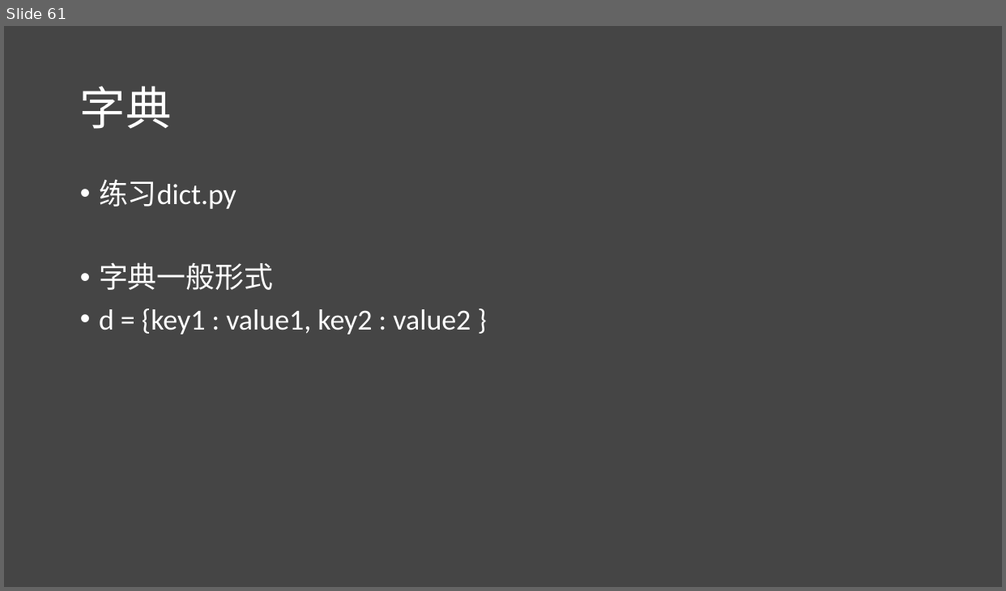
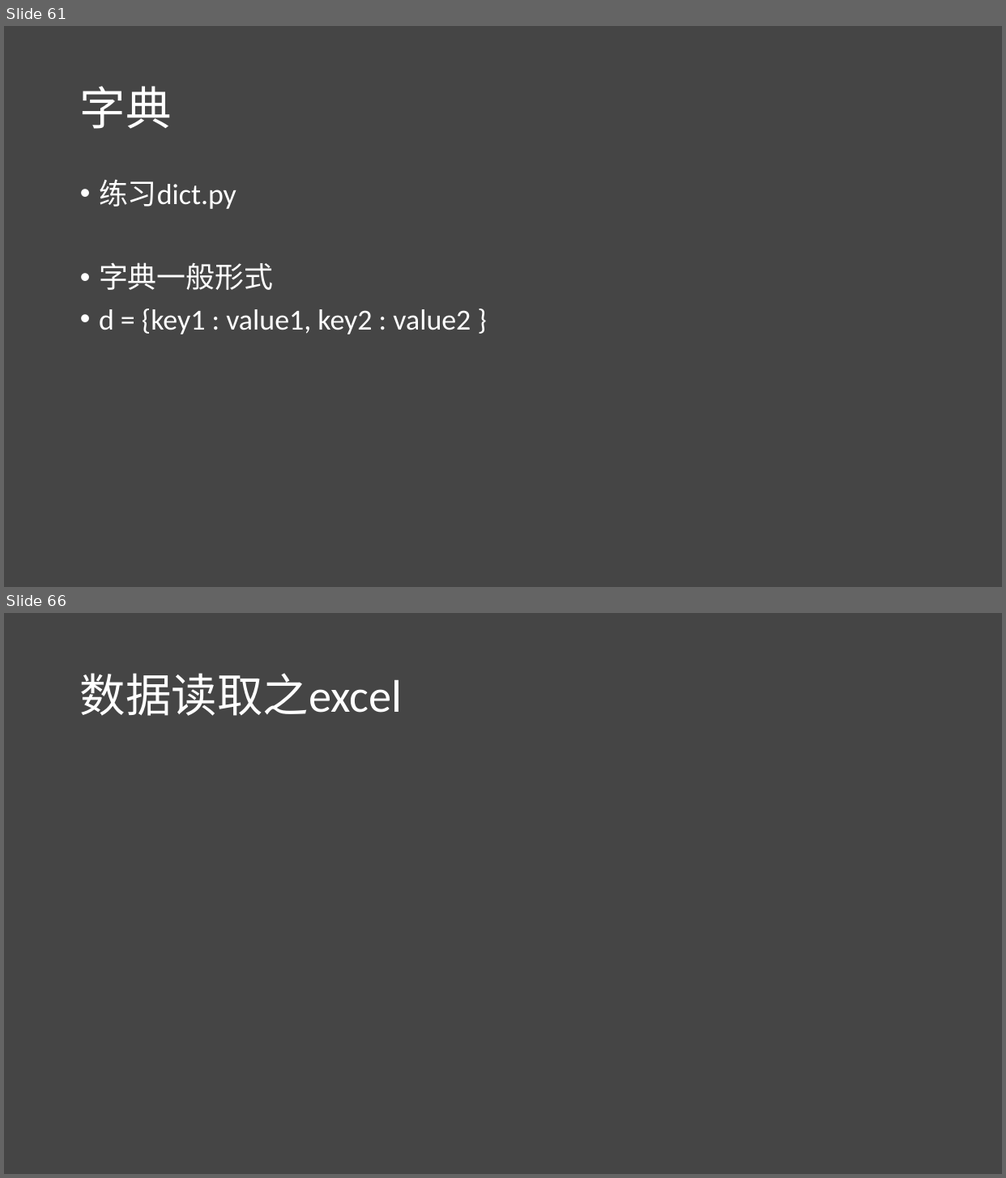
Before and after one commit to lichao312214129/lc_rsfmri_tools_python, a slide deck: The_first_ml_training/第一届机器学习实战班.pptx. Shown one above the other, each under a label of ours: slide 61 before the commit, slides 61 and 66 after it; the slides between them are not shown. The pictures are 1006x591 and 1006x1178 pixels, drawn with LibreOffice and Linux fonts; fonts in the diff are those of the drawing. Boxes give left, top, right and bottom in pixels: in the first picture for what was removed or moved away, otherwise in the second. Text is boxed around its words. In the diff, an @@ line names an element or a change of style, - is before the commit and + after.

```diff
--- a/The_first_ml_training/第一届机器学习实战班.pptx
+++ b/The_first_ml_training/第一届机器学习实战班.pptx
@@ slide 66 added at <box>4,613,1002,1174</box>, background #454545 @@
@@ title added at <box>80,673,403,716</box>, 44 pt, text #FFFFFF @@
+数据读取之excel
```
Also in this commit, not shown: 6 other slides added, 17 other files.
